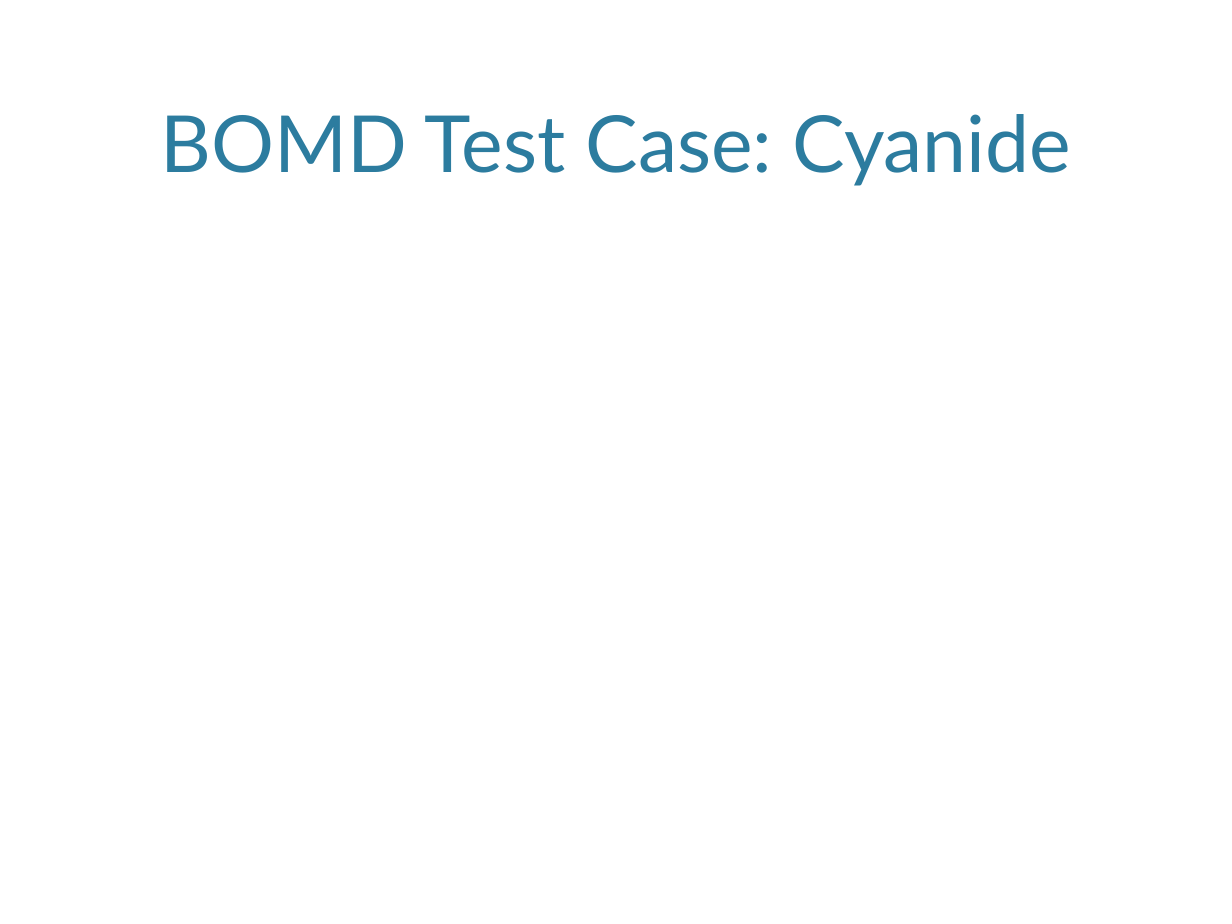
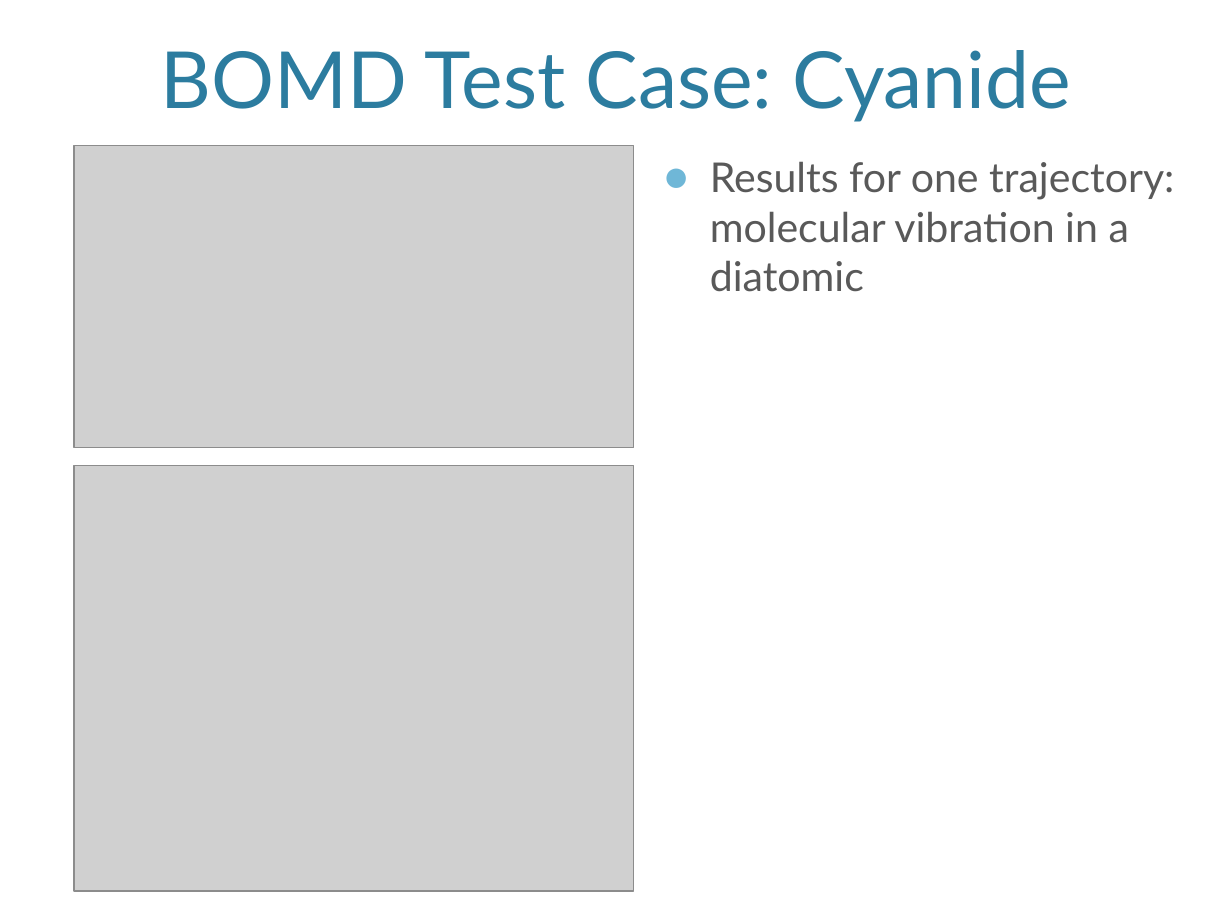
Before and after one commit to jjradler/565projectSp16, a slide deck: slide 12 of 565Presentation.pptx (slide 13 before the commit). Drawn at 1232x924 pixels with LibreOffice and Linux fonts; fonts in the diff are those of the drawing; grey boxes stand for pictures; background and template pictures are left out. Boxes give left, top, right and bottom in pixels: in the first picture for what was removed or moved away, otherwise in the second. Text is boxed around its words. In the diff, an @@ line names an element or a change of style, - is before the commit and + after.

```diff
--- a/565Presentation.pptx
+++ b/565Presentation.pptx
@@ title "BOMD Test Case: Cyanide": place and size @@
-title "BOMD Test Case: Cyanide" at [161, 114, 1072, 186]
+title "BOMD Test Case: Cyanide" at [161, 50, 1072, 122]
@@ picture added at [74, 145, 633, 447] @@
@@ text added at [710, 161, 1174, 292], 24 pt, text #595959 @@
+● Results for one trajectory: molecular vibration in a diatomic
@@ picture added at [74, 466, 633, 891] @@
```
Also in this commit, not shown: 2 other slides changed, 2 slides added, 3 slides removed.
